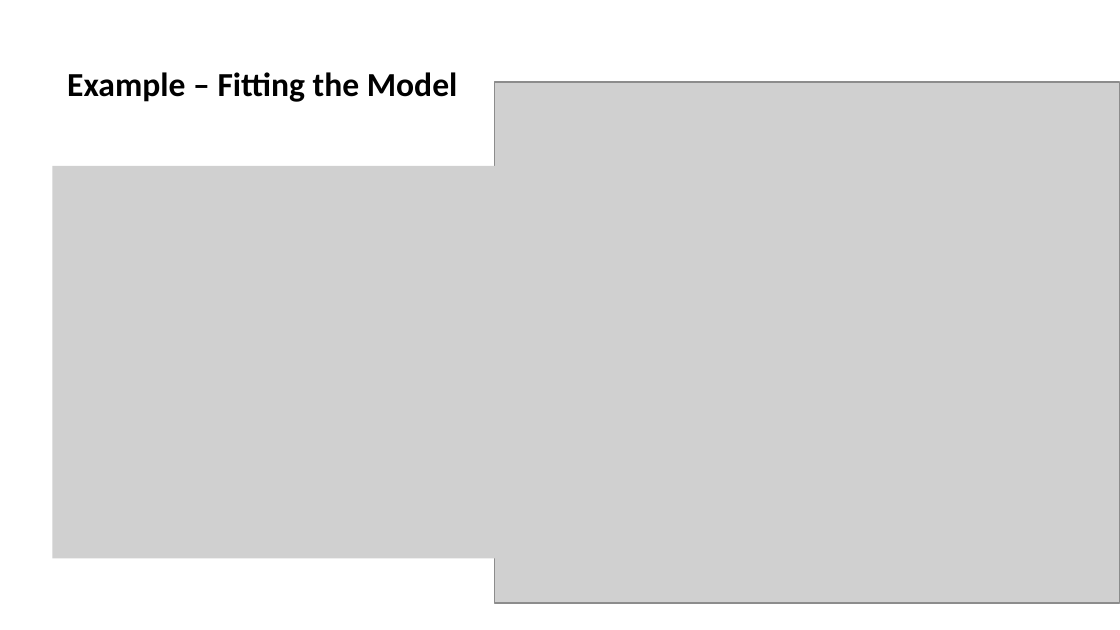
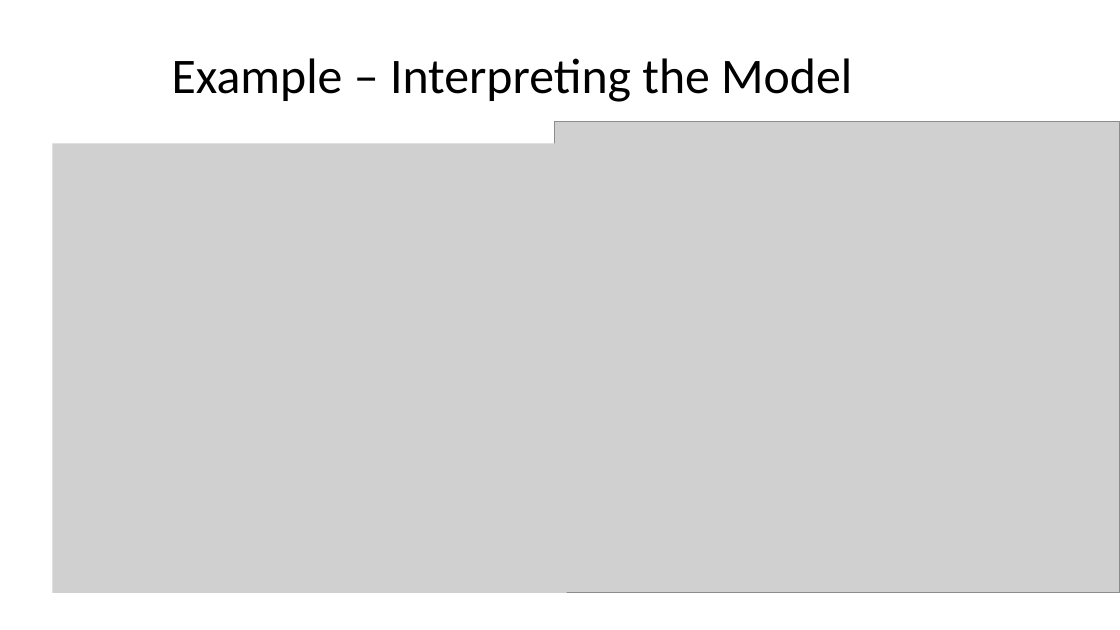
Before and after one commit to StephenElston/CSCI-E-83, a slide deck: slide 29 of LectureSlides/08_IntroductionToLinearModels.pptx (slide 28 before the commit). Drawn at 1120x630 pixels with LibreOffice and Linux fonts; fonts in the diff are those of the drawing; grey boxes stand for pictures. Boxes give left, top, right and bottom in pixels: in the first picture for what was removed or moved away, otherwise in the second. Text is boxed around its words. In the diff, an @@ line names an element or a change of style, - is before the commit and + after.

```diff
--- a/LectureSlides/08_IntroductionToLinearModels.pptx
+++ b/LectureSlides/08_IntroductionToLinearModels.pptx
@@ title at bbox=[172, 58, 852, 102]: text changed; size 21.6 to 32 pt; bold off @@
-Example – Fitting the Model
+Example – Interpreting the Model
@@ picture: place and size @@
-picture at bbox=[53, 166, 507, 558]
+picture at bbox=[53, 143, 567, 592]
@@ picture: place and size @@
-picture at bbox=[495, 82, 1120, 603]
+picture at bbox=[554, 122, 1120, 594]
```
Also in this commit, not shown: 10 other slides changed, 1 slide added, 1 slide removed.
